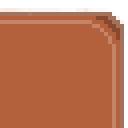
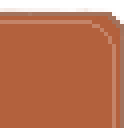
The second (128, 128) image is a revision of the first. Changes to its layers:
painted on "\" over [96, 16, 124, 40]
